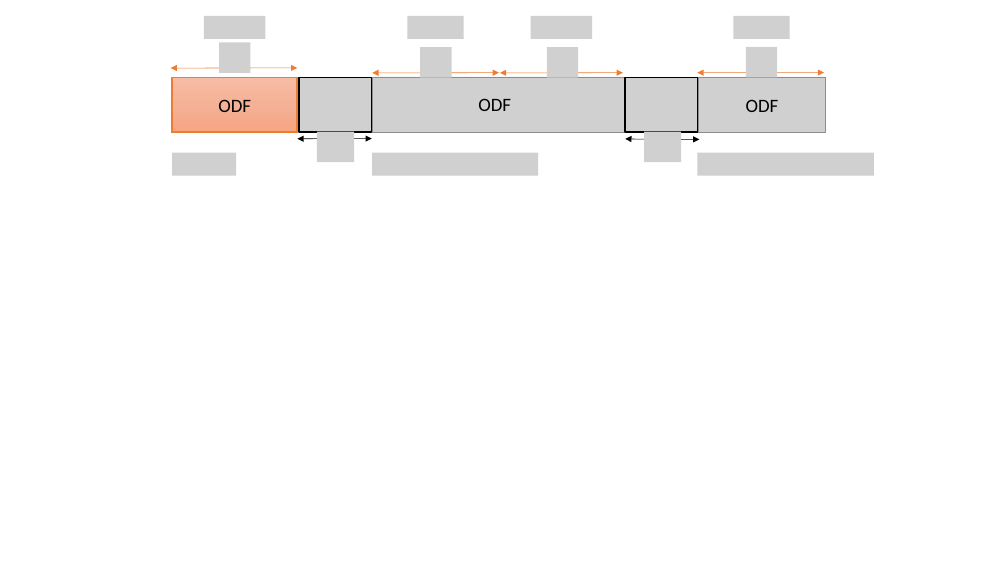
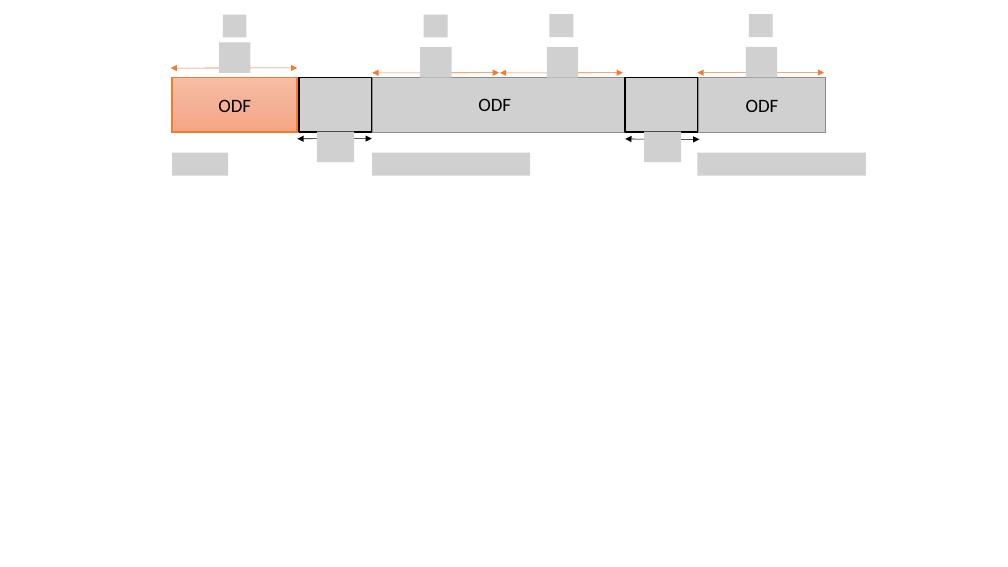
Before and after one commit to kgilmo/amplitude_sensing_paper, a slide deck: slide 9 of figures/cpmg.pptx (slide 2 before the commit). Drawn at 1008x567 pixels with LibreOffice and Linux fonts; fonts in the diff are those of the drawing; grey boxes stand for pictures. Boxes give left, top, right and bottom in pixels: in the first picture for what was removed or moved away, otherwise in the second. Text is boxed around its words. In the diff, an @@ line names an element or a change of style, - is before the commit and + after.

```diff
--- a/figures/cpmg.pptx
+++ b/figures/cpmg.pptx
@@ picture: place and size @@
-picture at [204,16,265,39]
+picture at [223,14,247,37]
@@ picture: place and size @@
-picture at [408,16,464,39]
+picture at [423,14,448,37]
@@ picture: place and size @@
-picture at [531,16,592,39]
+picture at [550,14,574,37]
@@ picture: place and size @@
-picture at [734,16,789,39]
+picture at [749,14,773,37]
@@ picture: place and size @@
-picture at [172,153,237,175]
+picture at [172,153,228,175]
@@ picture: place and size @@
-picture at [372,153,538,175]
+picture at [372,153,530,175]
@@ picture: place and size @@
-picture at [698,153,874,175]
+picture at [698,153,867,175]
```
Also in this commit, not shown: 10 slides added, 2 other files.
